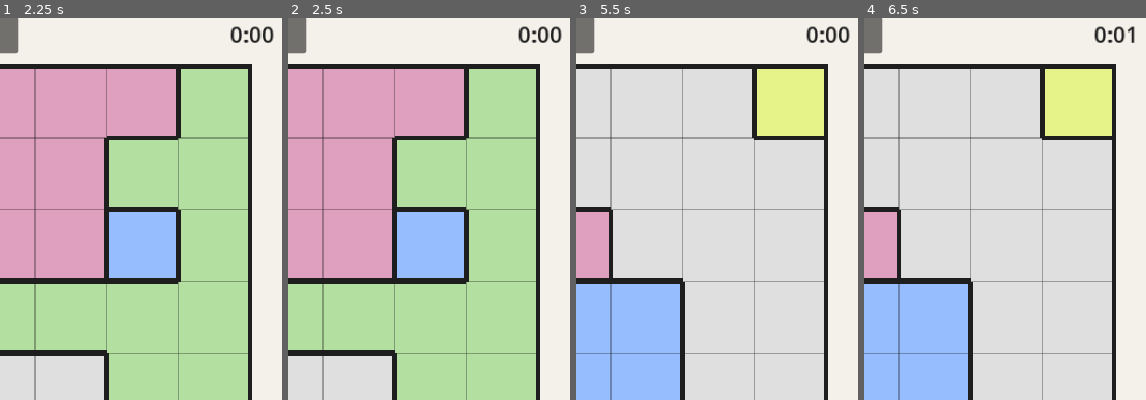
Above: before the commit, frames 1-4 (left to right).
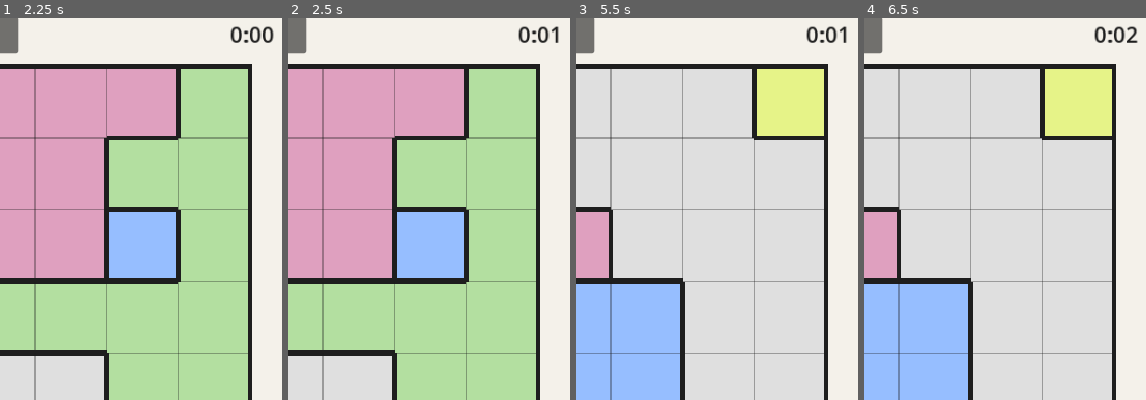
Above: after the commit, the same moments.

Repository: ascteroido/Crowns
Game: Godot game, scene res://main.tscn
The game is run twice, just before and just after one commit, with the same random seed, the same clock (stepped at 60 frames per second) and the same inputs.
Inputs:
- Up to frame 1 (2.25 s): click "Play" at 0.5 s; click "Menu" at 1.25 s; click "Continue" at 2 s
- Up to frame 2 (2.5 s): no input
- Up to frame 3 (5.5 s): click "Next" at 2.75 s; click "Next" at 3.5 s; click "7×7" at 4.25 s; click "Prev" at 5 s
- Up to frame 4 (6.5 s): click "Clear" at 5.75 s
The pictures show only the part of the screen within x 50-100%, y 9-59%; the shares and areas given below are measured in that part.

Frame 1 is identical in both runs. In frame 2, 0.1% of the frame differs, in the area x 93-98%, y 2-7%; in frame 3, 0.1%; in frame 4, 0.1%.

Commit message:
Save boards in progress and add a TODO list
Each unsolved puzzle keeps its marks, timer and hint flag across menu
visits, puzzle switches and restarts; solving it clears the saved board.

Co-Authored-By: Claude Opus 5.5 <noreply@anthropic.com>

Diff:
--- a/scripts/main.gd
+++ b/scripts/main.gd
@@ -19,6 +19,8 @@
 var save_path := "user://queens_progress.cfg"
 
 var _board: Board
+## Save key of the loaded board; stays put while `_number` or `_size` change for the next load.
+var _board_key := ""
 var _size := DEFAULT_SIZE
 var _number := 1
 ## Playing the daily puzzle for `_daily_date` ("YYYY-MM-DD") instead of the numbered ones.
@@ -60,7 +62,13 @@
 	_apply_dark_mode(dark)
 	_view.auto_cross = _progress.get_value("settings", "auto_cross", false)
 	_settings.auto_cross_toggle.set_pressed_no_signal(_view.auto_cross)
+	_prune_old_dailies()
 	_show_menu()
+
+
+func _notification(what: int) -> void:
+	if what in [NOTIFICATION_WM_CLOSE_REQUEST, NOTIFICATION_APPLICATION_PAUSED, NOTIFICATION_APPLICATION_FOCUS_OUT]:
+		_save_board()
 
 
 func _process(delta: float) -> void:
@@ -235,6 +243,7 @@
 func _show_menu() -> void:
 	if _generating:
 		return
+	_save_board()
 	_running = false
 	_game.visible = false
 	_settings.visible = false
@@ -315,6 +324,7 @@
 
 
 func _load_puzzle() -> void:
+	_save_board()
 	_running = false
 	_win_overlay.visible = false
 	_view.interactive = false
@@ -329,14 +339,20 @@
 	rng.seed = hash(["daily", _daily_date]) if _daily else hash([_size, _number])
 	var puzzle := Generator.generate(size, rng)
 	_board = Board.new(size, puzzle.regions, puzzle.solution)
+	_board_key = _puzzle_key()
+	_hinted = false
+	_elapsed = 0.0
+	var saved: Dictionary = _progress.get_value("in_progress", _board_key, {})
+	if saved.get("marks", PackedInt32Array()).size() == _board.marks.size():
+		_board.marks = saved.marks
+		_elapsed = saved.elapsed
+		_hinted = saved.hinted
 	_view.board = _board
 	_view.interactive = true
 	_generating = false
 	_undo.clear()
 	_undo_button.disabled = true
-	_hinted = false
-	_elapsed = 0.0
-	_timer_label.text = _format_time(0.0)
+	_timer_label.text = _format_time(_elapsed)
 	_running = true
 	_puzzle_label.text = "Daily · %s" % _pretty_date(_daily_date) if _daily else "Puzzle #%d" % _number
 	_update_best()
@@ -367,6 +383,29 @@
 	_undo.append(changes)
 	_undo_button.disabled = false
 	_check_win()
+	_save_board()
+
+
+## Stores the loaded board's marks and timer, or forgets them once it is solved.
+func _save_board() -> void:
+	if _board == null:
+		return
+	if _board.is_solved():
+		if _progress.has_section_key("in_progress", _board_key):
+			_progress.erase_section_key("in_progress", _board_key)
+	else:
+		_progress.set_value("in_progress", _board_key,
+				{"marks": _board.marks, "elapsed": _elapsed, "hinted": _hinted})
+	_progress.save(save_path)
+
+
+func _prune_old_dailies() -> void:
+	if not _progress.has_section("in_progress"):
+		return
+	for key in _progress.get_section_keys("in_progress"):
+		if key.begins_with("daily_") and key != _daily_key(_today()):
+			_progress.erase_section_key("in_progress", key)
+	_progress.save(save_path)
 
 
 func _on_undo() -> void:
@@ -377,6 +416,7 @@
 		_board.set_mark(changes[i][0], changes[i][1])
 	_undo_button.disabled = _undo.is_empty()
 	_view.queue_redraw()
+	_save_board()
 
 
 func _on_clear() -> void:
--- a/tests/ui_test.gd
+++ b/tests/ui_test.gd
@@ -166,6 +166,36 @@
 	_screenshot("game_dark.png")
 	main._on_dark_mode_toggled(false)
 
+	# The board in progress survives leaving it, switching puzzles and restarting.
+	var solved_one := ConfigFile.new()
+	solved_one.load(TEST_SAVE)
+	_expect(not solved_one.has_section_key("in_progress", "%dx%d_1" % [main._size, main._size]), "solved puzzle keeps no saved board")
+	var in_progress: PackedInt32Array = main._board.marks.duplicate()
+	main._elapsed = 42.0
+	main._show_menu()
+	main._menu.continue_button.pressed.emit()
+	await _frames(10)
+	_expect(main._board.marks == in_progress, "marks restored after visiting the menu")
+	_expect(main._elapsed >= 42.0 and main._elapsed < 43.0, "timer restored after visiting the menu")
+	main._go_to(3)
+	await _frames(10)
+	_expect(not main._board.marks.has(Board.Mark.CROWN), "another puzzle starts from its own board")
+	main._go_to(2)
+	await _frames(10)
+	_expect(main._board.marks == in_progress, "marks restored after switching puzzles")
+	main._notification(Node.NOTIFICATION_WM_CLOSE_REQUEST)
+	main.queue_free()
+	await _frames(2)
+	var reopened: Control = load("res://main.tscn").instantiate()
+	reopened.save_path = TEST_SAVE
+	root.add_child(reopened)
+	await _frames(3)
+	reopened._menu.continue_button.pressed.emit()
+	await _frames(10)
+	_expect(reopened._number == 2 and reopened._board.marks == in_progress, "marks restored after a restart")
+	_expect(reopened._elapsed >= 42.0, "timer restored after a restart")
+	reopened.queue_free()
+
 	DirAccess.remove_absolute(ProjectSettings.globalize_path(TEST_SAVE))
 	print("FAILURES: %d" % failures)
 	quit(1 if failures > 0 else 0)
Not shown, added: TODO.md
